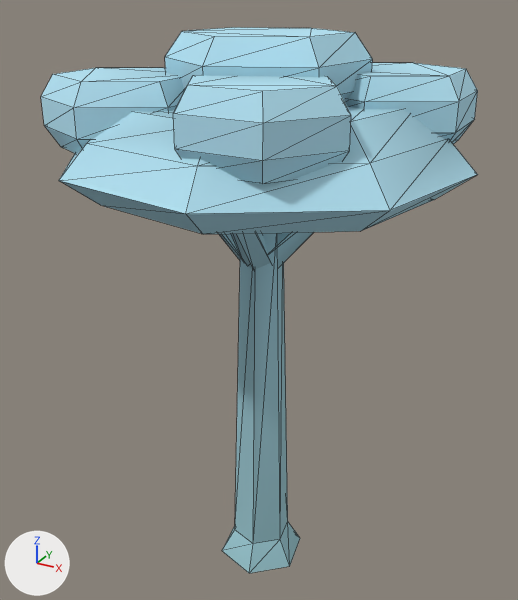
The glTF model game/src/assets/models/custom-jequitiba-rosa.glb: old version first, new version second.
Both versions are drawn from a 50 mm lens placed at (10.02, -18.41, 19.16), pointed at (-0.25, 0.27, 9.82). Arrows for +X, +Y and +Z are at lower left; the lights stay in place. The picture after the commit comes second. Mesh edges are drawn as thin lines. Where no turn or scale is listed for an object, it has been applied to the vertices. Vertices at exactly the same position are counted once.
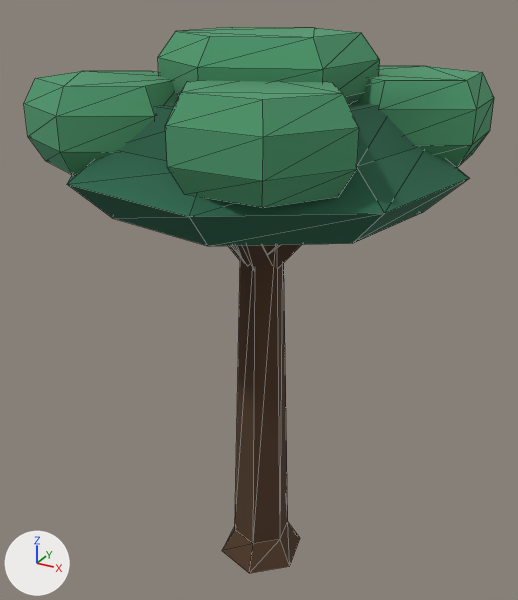
Pixel boxes (x1, y1, x2, y2) of what changed, in the pictures (518 x 600 px; the box of a moved part takes in the faces that stretch with it):
'Mesh_0', recoloured, reshaped, moved (8% wider)
    before: (41, 27, 478, 573)
    after: (24, 27, 494, 573)
part 1 of me_mesh_0, moved or reshaped
    before: (222, 233, 300, 573)
    after: (222, 245, 300, 573)
part 2 of me_mesh_0, moved or reshaped
    before: (273, 232, 314, 267)
    after: (273, 244, 302, 267)
part 3 of me_mesh_0, moved or reshaped (mostly hidden)
    before: (219, 234, 243, 260)
    after: (229, 246, 243, 260)
part 4 of me_mesh_0, moved or reshaped
    before: (231, 233, 271, 271)
    after: (236, 245, 271, 271)
part 5 of me_mesh_0, moved or reshaped
    before: (346, 63, 478, 144)
    after: (357, 66, 494, 168)
part 6 of me_mesh_0, moved or reshaped
    before: (41, 68, 185, 154)
    after: (24, 71, 179, 175)
part 7 of me_mesh_0, moved or reshaped
    before: (173, 75, 351, 184)
    after: (165, 81, 359, 208)
part 8 of me_mesh_0, moved or reshaped
    before: (165, 27, 372, 103)
    after: (158, 27, 380, 103)
part 9 of me_mesh_0, moved or reshaped
    before: (59, 106, 478, 234)
    after: (67, 102, 469, 246)
part 10 of me_mesh_0, recoloured (darker)
    before: (41, 27, 478, 184)
    after: (24, 27, 494, 208)
part 11 of me_mesh_0, recoloured
    before: (59, 127, 476, 234)
    after: (67, 151, 468, 246)
part 12 of me_mesh_0, recoloured (darker)
    before: (134, 92, 403, 573)
    after: (156, 91, 378, 573)
part 13 of me_mesh_0, recoloured
    before: (87, 109, 478, 267)
    after: (119, 105, 469, 267)

What changed in the scene script:
```text
Change mat_mata_vertex_colour:
    remove n2 = _N.new('ShaderNodeMix'); n2.name = 'Mix'
    remove n2.data_type = 'RGBA'
    remove n2.blend_type = 'MULTIPLY'
    remove n2.inputs[0].default_value = 1.0  # 'Factor'
    remove n2.inputs[7].default_value = (0.468, 0.791, 0.93, 1.0)  # 'B', cyan #b6e6f7
    where n0 = _N.new('ShaderNodeBsdfPrincipled'); n0.name = 'Principled BSDF'
    where n3 = _N.new('ShaderNodeVertexColor'); n3.name = 'Color Attribute'
    remove _L.new(n2.outputs[2], n0.inputs[0])  # 'Result' to 'Base Color'
    remove _L.new(n3.outputs[0], n2.inputs[6])  # 'Color' to 'A'
    add _L.new(n3.outputs[0], n0.inputs[0])  # 'Color' to 'Base Color'
Change me_mesh_0:
    used by ob_mesh_0; location = (-5.99, 5.69, 0.0)
    remove me_mesh_0.from_pydata(...)  # 210 vertices, 344 faces; spans x 0.0..12.0, y -11.4..0.0, z 0.0..18.0
    add me_mesh_0.from_pydata(...)  # 210 vertices, 344 faces; spans x 0.0..11.6, y -11.0..0.0, z 0.0..18.0
    me_mesh_0 part 1: the loose piece of 18 vertices spanning x 4.6..7.4, y -7.2..-4.2, z 0.0..12.6 is moved by (-0.2, 0.2, 0.0)
    me_mesh_0 part 2: the loose piece of 10 vertices spanning x 5.8..9.3, y -6.1..-4.5, z 11.1..14.8 is moved by (-0.2, 0.2, 0.0)
    me_mesh_0 part 3: the loose piece of 10 vertices spanning x 2.6..6.2, y -6.8..-5.3, z 11.1..15.0 is moved by (-0.2, 0.2, 0.0)
    me_mesh_0 part 4: the loose piece of 10 vertices spanning x 5.6..6.5, y -8.7..-5.5, z 11.1..14.7 is moved by (-0.2, 0.2, 0.0)
    me_mesh_0 part 5: the loose piece of 24 vertices spanning x 6.9..11.3, y -6.1..-1.5, z 15.0..17.0 is scaled about its middle by (1.04, 1.04, 1.15), then moved by (0.2, 0.4, -0.3)
    me_mesh_0 part 6: the loose piece of 24 vertices spanning x 0.6..4.9, y -10.0..-5.5, z 14.9..16.9 is scaled about its middle by (1.04, 1.04, 1.15), then moved by (-0.5, 0.0, -0.3)
    me_mesh_0 part 7: the loose piece of 24 vertices spanning x 5.2..9.9, y -10.6..-6.8, z 15.1..17.1 is scaled about its middle by (1.06, 1.06, 1.15), then moved by (0.0, -0.2, -0.3)
    me_mesh_0 part 8: the loose piece of 24 vertices spanning x 3.5..8.9, y -8.5..-3.1, z 15.9..18.0 is scaled about its middle by (1.07, 1.07, 1.02), then moved by (-0.2, 0.2, 0.0)
    me_mesh_0 part 9: 32 of 210 vertices moved; they spanned x 0.0..12.0, y -11.4..0.0, z 13.7..16.2 and now span x 0.0..11.6, y -11.0..0.0, z 13.3..16.3; mean shift (-0.2, 0.2, -0.1); largest move (10.3, -8.5, 15.4) -> (9.7, -8.0, 15.2)
    me_mesh_0 part 10: 209 faces centred in x 0.6..11.3, y -10.6..-0.9, z 14.9..18.0 are repainted in the vertex colours; the middle colour goes from white #f2f3f2 to green #4d966a
    me_mesh_0 part 11: 33 faces centred in x 0.9..11.1, y -10.8..-0.6, z 13.7..15.7 are repainted in the vertex colours; the middle colour goes from white #fafbfa to dark green #2a684d
    me_mesh_0 part 12: 58 faces centred in x 2.1..9.9, y -8.9..-1.8, z 0.3..16.3 are repainted in the vertex colours; the middle colour goes from light grey #dadcd9 to brown #4f3b2a
    me_mesh_0 part 13: 44 faces centred in x 0.6..11.4, y -10.0..-1.3, z 12.4..15.9 are repainted in the vertex colours; the middle colour goes from white #f1f2f0 to brown #55402e
    other edits to the shape of me_mesh_0 do not show in these pictures
Change ob_mesh_0:
    ob_mesh_0.location: (-5.99, 5.69, 0.0) -> (-5.81, 5.5, 0.0)
```
